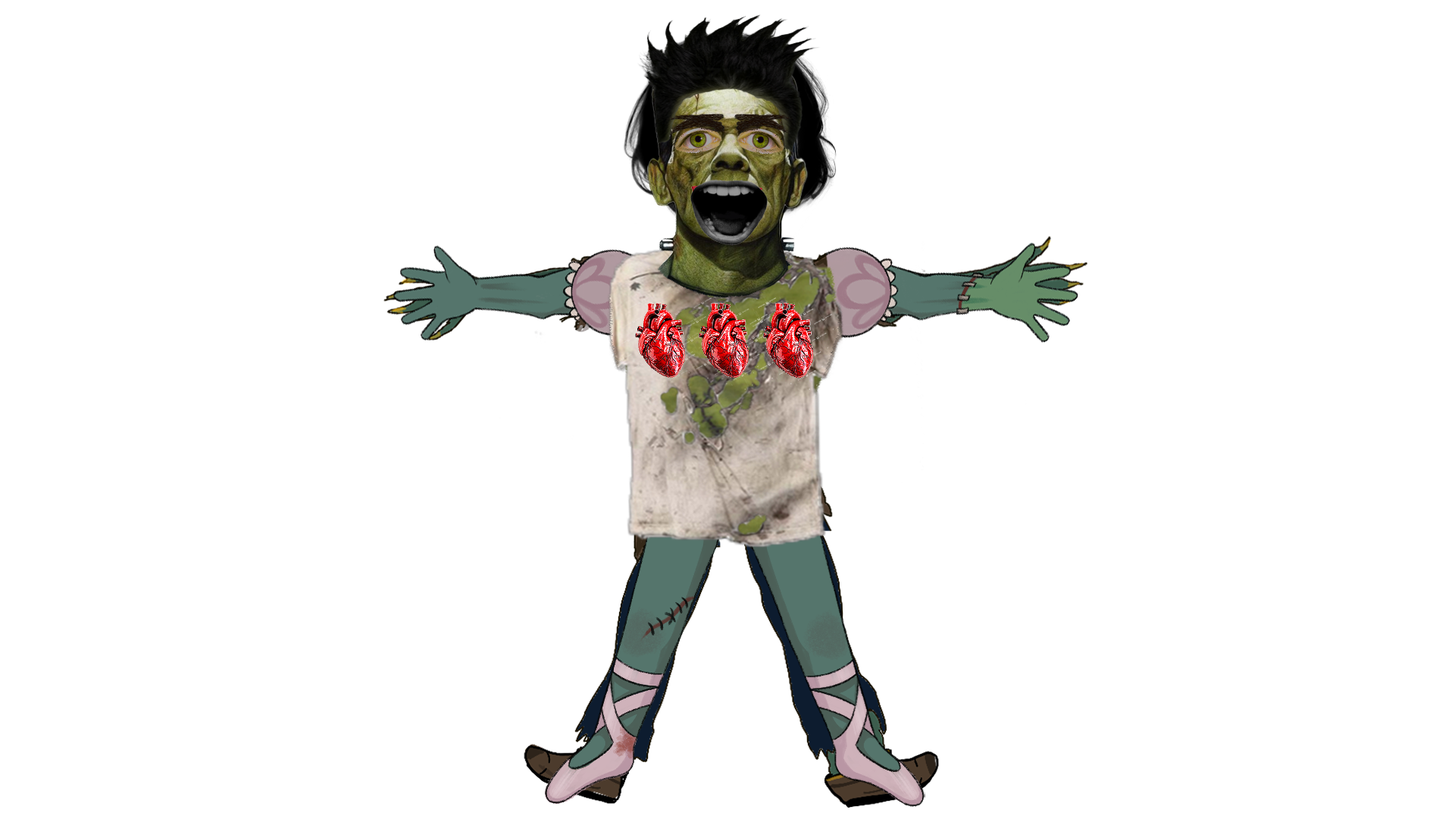
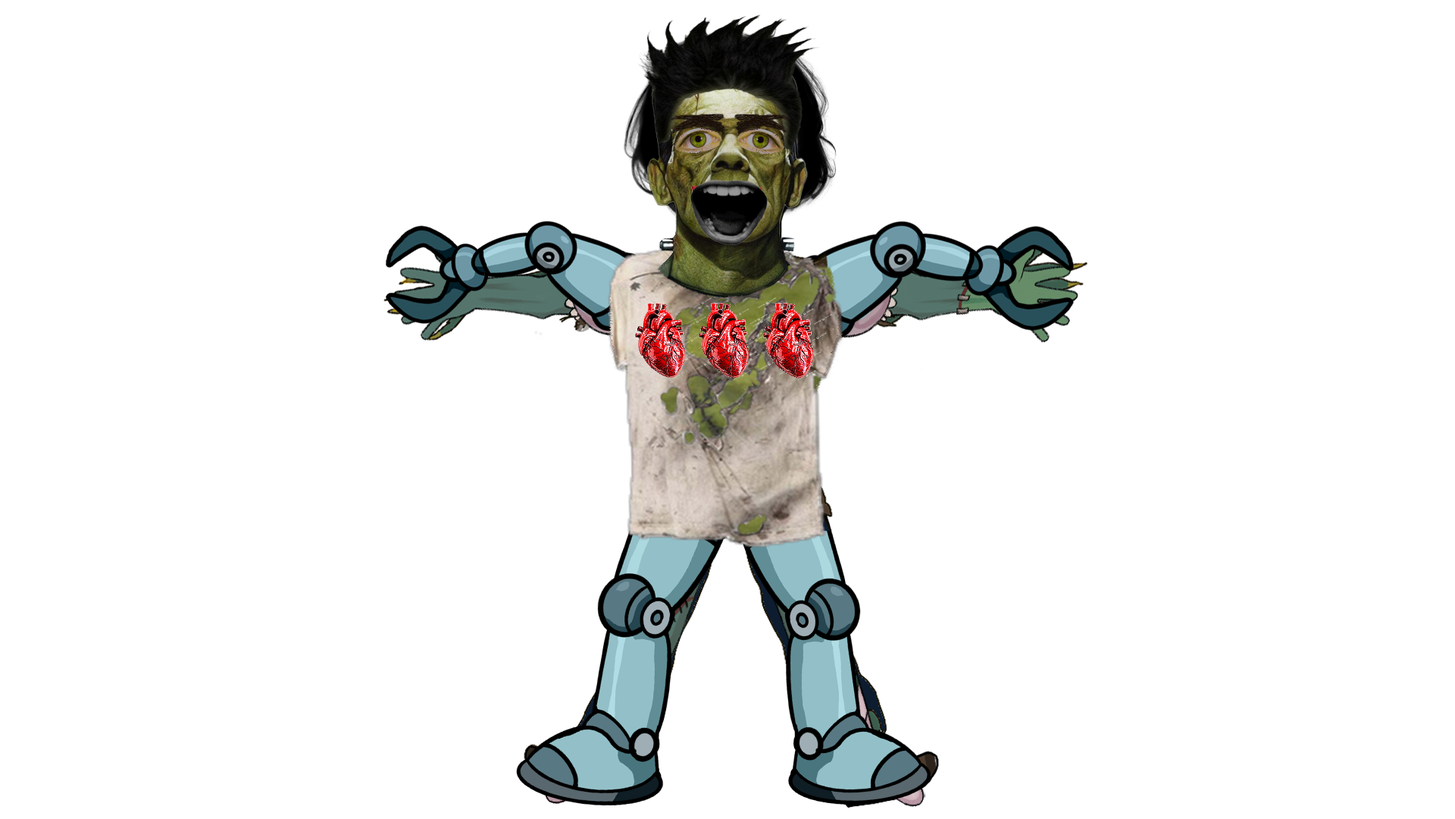
Revision of a layered (1455, 819) image; what changed, layer by layer:
added layer "L Arm 3" in group "L Arm" over [385, 220, 637, 332]
added layer "R Arm 3" in group "R Arm" over [804, 220, 1075, 339]
added layer "R Leg 3" in group "R Leg" over [742, 512, 932, 805]
added layer "L Leg 3" in group "L Leg" over [516, 528, 727, 806]
